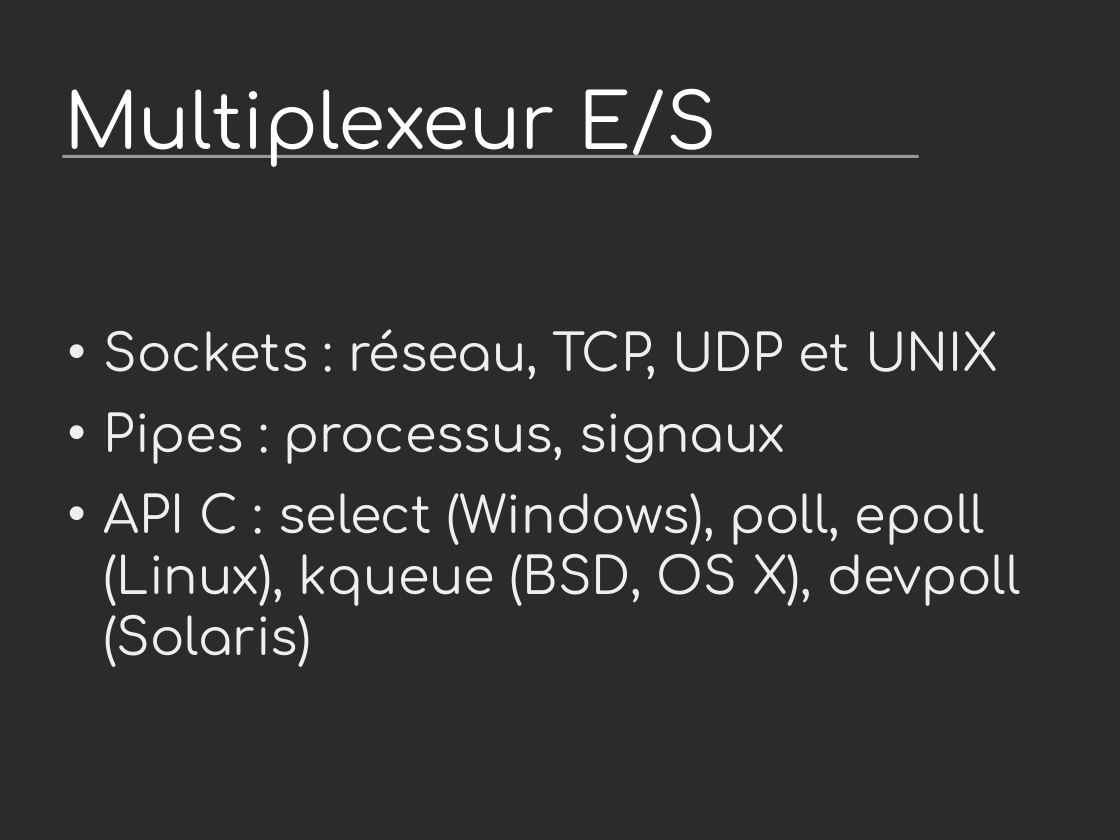
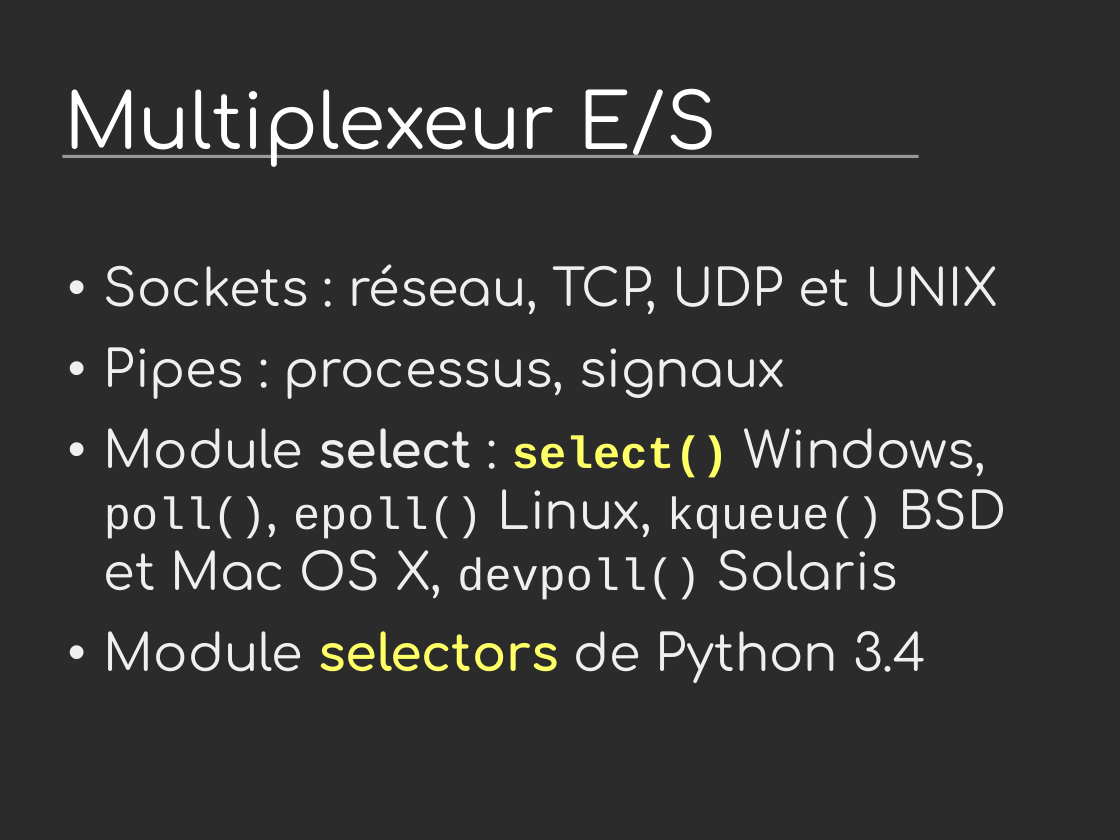
Before and after one commit to vstinner/talks, a slide deck: slide 16 of 2014-Pycon-Lyon/asyncio.odp (slide 17 before the commit). Drawn at 1120x840 pixels with LibreOffice and Linux fonts; fonts in the diff are those of the drawing; background and template pictures are left out; a plain dark background stands for a picture behind light text. Boxes give left, top, right and bottom in pixels: in the first picture for what was removed or moved away, otherwise in the second. Text is boxed around its words. In the diff, an @@ line names an element or a change of style, - is before the commit and + after.

```diff
--- a/2014-Pycon-Lyon/asyncio.odp
+++ b/2014-Pycon-Lyon/asyncio.odp
@@ text "Sockets : réseau, TCP, UDP ...": place and size @@
-text "Sockets : réseau, TCP, UDP ..." at [104, 329, 1020, 667]
+text "Sockets : réseau, TCP, UDP ..." at [104, 264, 1007, 683]
@@ text at [104, 428, 1007, 683]: text changed @@
-• API C : select (Windows), poll, epoll (Linux), kqueue (BSD, OS X), devpoll (Solaris)
+• Module select : select() Windows, poll(), epoll() Linux, kqueue() BSD et Mac OS X, devpoll() Solaris
+• Module selectors de Python 3.4
```
Also in this commit, not shown: 4 other slides changed, 1 slide added, 1 slide removed, 14 other files.
